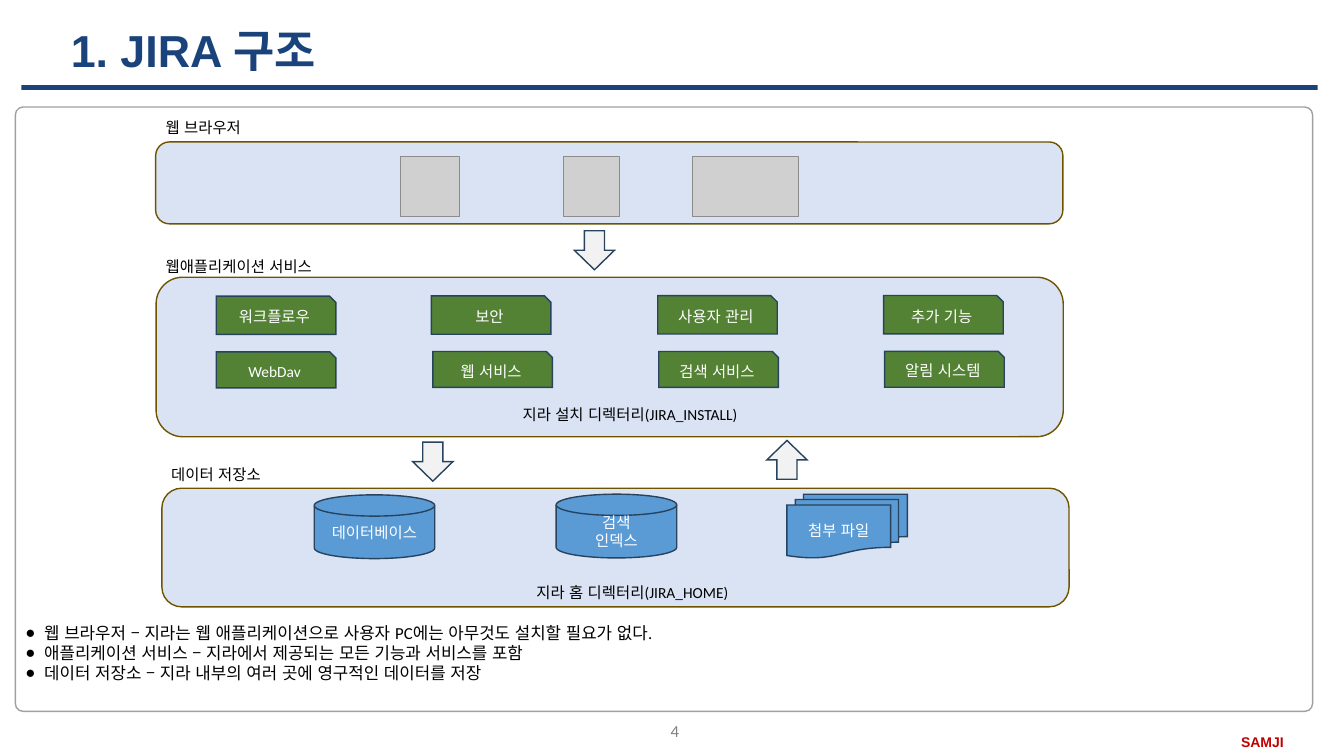
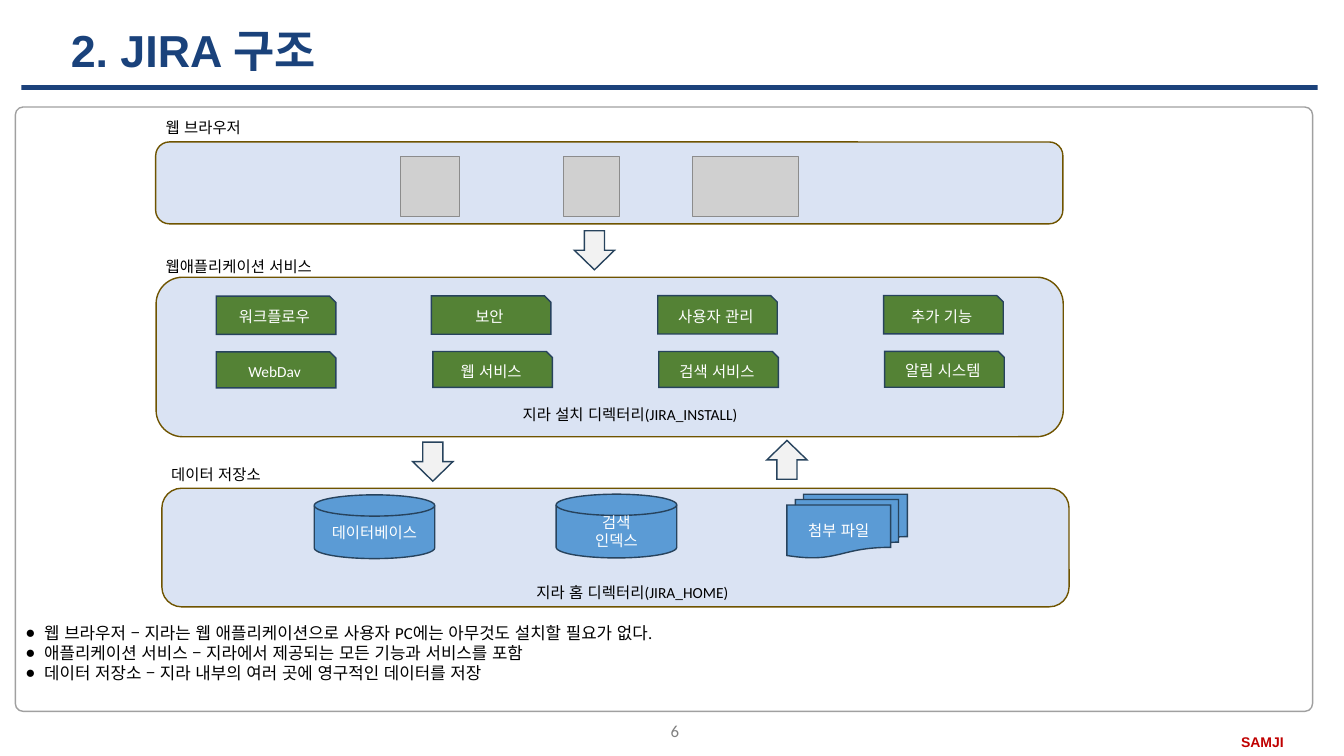
Before and after one commit to SangguKang/doc, a slide deck: slide 6 of Transfer/JIRA.pptx (slide 4 before the commit). Drawn at 1344x756 pixels with LibreOffice and Linux fonts; fonts in the diff are those of the drawing; grey boxes stand for pictures; background and template pictures are left out. Boxes give left, top, right and bottom in pixels: in the first picture for what was removed or moved away, otherwise in the second. Text is boxed around its words. In the diff, an @@ line names an element or a change of style, - is before the commit and + after.

```diff
--- a/Transfer/JIRA.pptx
+++ b/Transfer/JIRA.pptx
@@ title at box(71, 32, 316, 71): text changed @@
-1. JIRA 구조
+2. JIRA 구조
@@ page number at box(671, 725, 679, 737): text changed @@
-4
+6
```
Also in this commit, not shown: 10 other slides changed, 4 slides added, 18 slides removed, 3 other files.
